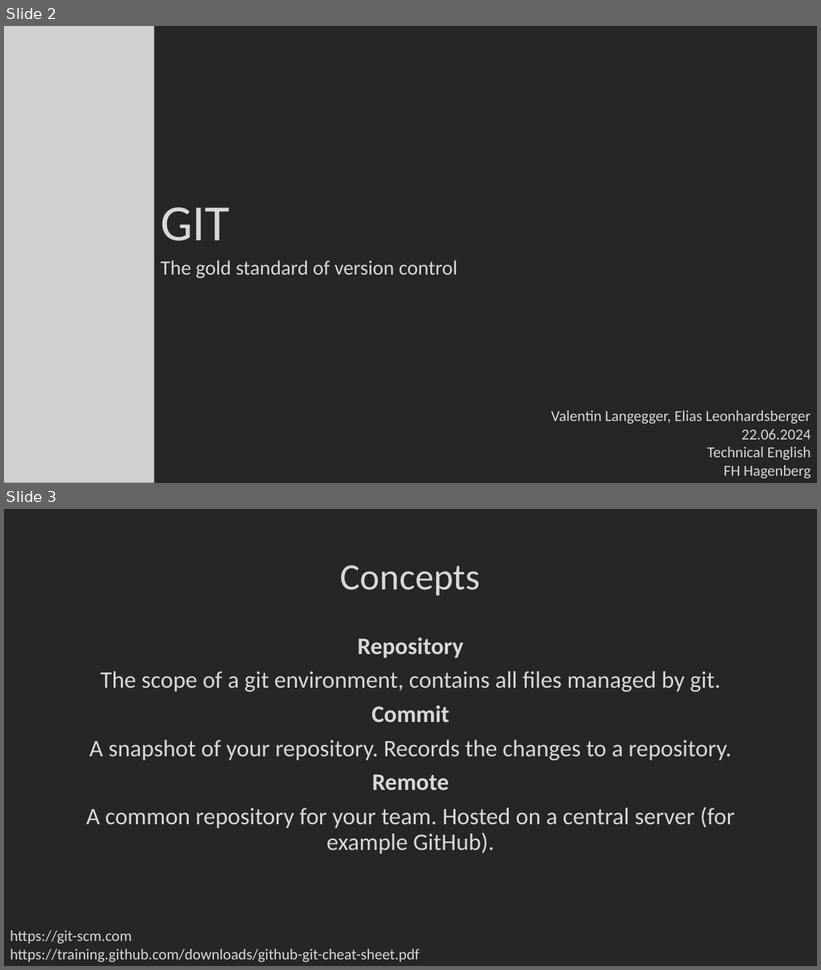
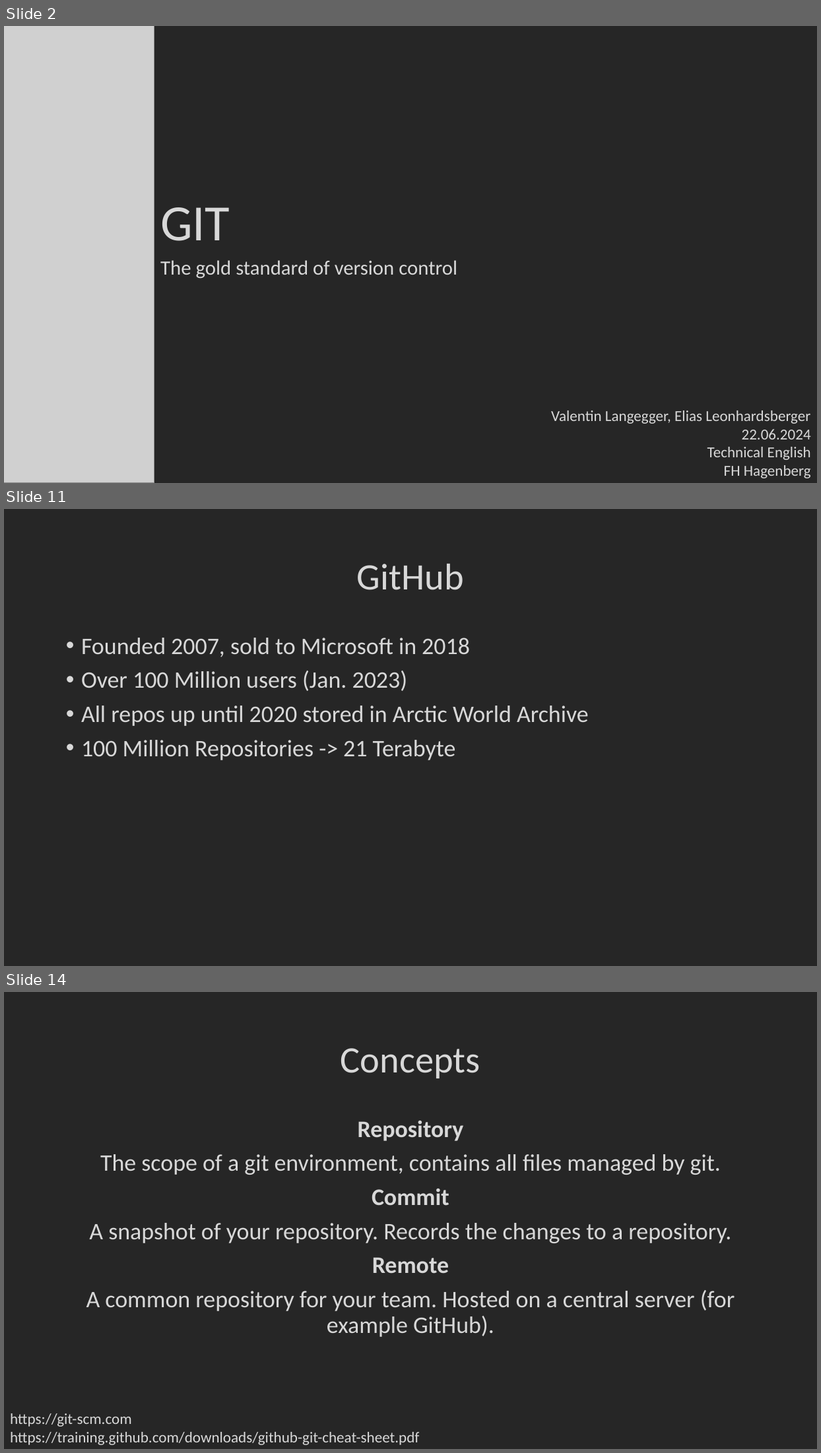
Before and after one commit to Xoechz/SEbaBB2, a slide deck: EN/GIT.pptx. Shown one above the other, each under a label of ours: slides 2 and 3 before the commit, slides 2, 11 and 14 after it; the slides between them are not shown. The pictures are 821x970 and 821x1453 pixels, drawn with LibreOffice and Linux fonts; fonts in the diff are those of the drawing; grey boxes stand for pictures; background and template pictures are left out. Boxes give left, top, right and bottom in pixels: in the first picture for what was removed or moved away, otherwise in the second. Text is boxed around its words. In the diff, an @@ line names an element or a change of style, - is before the commit and + after.

```diff
--- a/EN/GIT.pptx
+++ b/EN/GIT.pptx
@@ slide 11 added at [4, 509, 817, 966], background #262626 @@
@@ title added at [357, 564, 464, 590], 44 pt, text #D8D8D8 @@
+GitHub
@@ text added at [81, 638, 589, 760], 28 pt, text #D8D8D8 @@
+• Founded 2007, sold to Microsoft in 2018
+• Over 100 Million users (Jan. 2023)
+• All repos up until 2020 stored in Arctic World Archive
+• 100 Million Repositories -> 21 Terabyte
@@ what was slide 3 is now slide 14 @@
```
Also in this commit, not shown: 1 slide changed, 11 other slides added.
